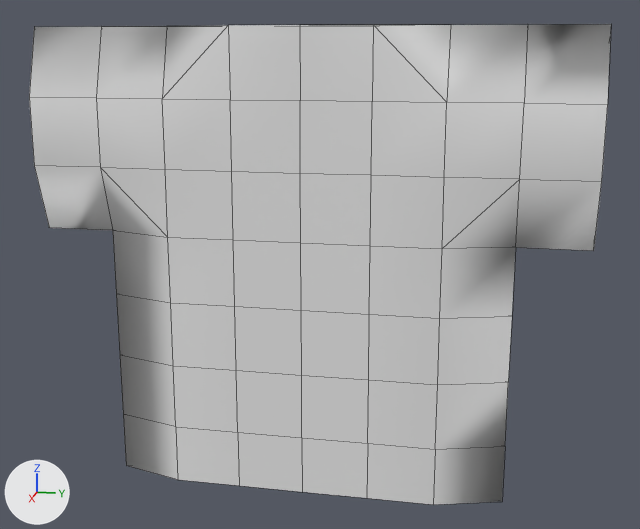
One commit to the Blender file CATastrophe/CATastrophe/Assets/Models/shirt.blend: the scene before it, then after it.
The view is the same before and after, from a 50 mm lens placed at (1.652, 0.36, -0.037), pointed at (-0.007, 0.028, -0.452). Lighting does not change. The marker at lower left points along +X, +Y and +Z. Mesh edges are drawn as thin lines.

Script lines for the objects in view, before the commit:
```python
me_plane = bpy.data.meshes.new('Plane')
me_plane.from_pydata(...)  # 110 vertices, 104 faces; spans x 0.0..2.3, y -1.35..1.35, z -0.1..0.1
ob_plane = bpy.data.objects.new('Plane', me_plane)
ob_plane.location = (0.0, 0.0, 0.0)
ob_plane.rotation_euler = (0.0, 1.571, 0.0)  # degrees (0, 90, 0)
ob_plane.scale = (0.4, 0.4, 0.4)
```
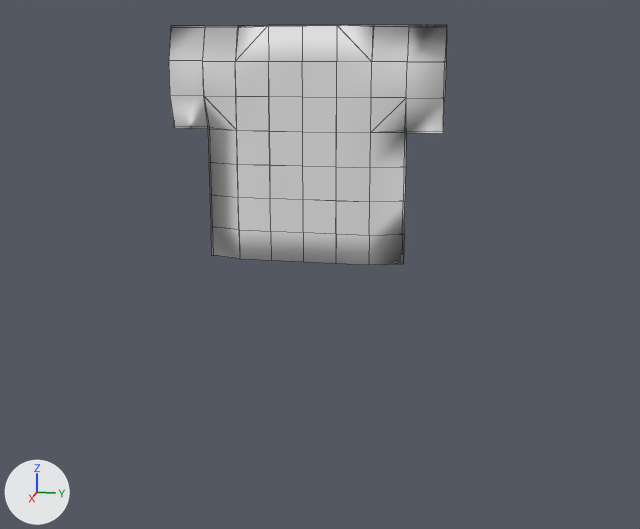
Pixel boxes (x1, y1, x2, y2) of what changed, in the pictures (640 x 529 px):
'Plane', modifiers changed, turned, rescaled
    before: (29, 24, 611, 505)
    after: (168, 25, 447, 265)

The change, as a diff of the scene's bpy script:
```diff
--- a/CATastrophe/CATastrophe/Assets/Models/shirt.blend.py
+++ b/CATastrophe/CATastrophe/Assets/Models/shirt.blend.py
@@ me_plane @@
 me_plane.from_pydata(...)  # 110 vertices, 104 faces; spans x 0.0..2.3, y -1.35..1.35, z -0.1..0.1
 # used by ob_plane; location = (0.0, 0.0, 0.0); rotation_euler = (0.0, 1.571, 0.0), in degrees (0, 90, 0); scale = (0.4, 0.4, 0.4)
+# me_plane part 1: the whole mesh is turned 90 degrees about the y axis through the mesh origin and scaled by 0.192
@@ ob_plane @@
 ob_plane.location = (0.0, 0.0, 0.0)
-ob_plane.rotation_euler = (0.0, 1.571, 0.0)  # degrees (0, 90, 0)
-ob_plane.scale = (0.4, 0.4, 0.4)
+_m = ob_plane.modifiers.new('Solidify', 'SOLIDIFY')
+_m.thickness = 0.001
+_m.use_even_offset = True
```
